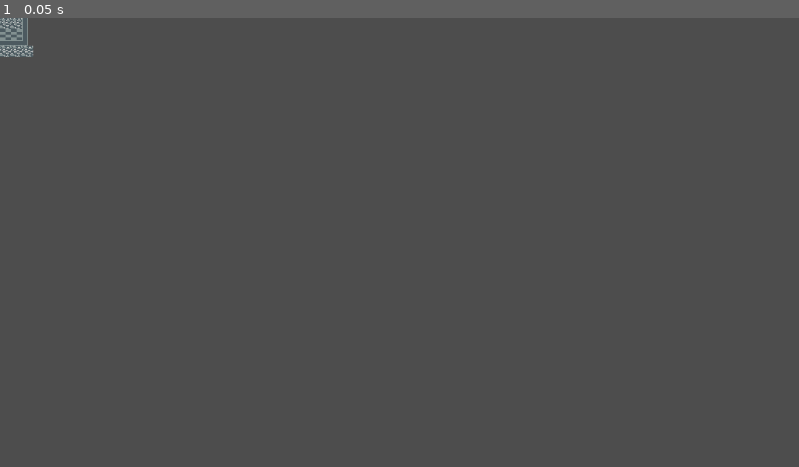
Above: before the commit, frame 1.
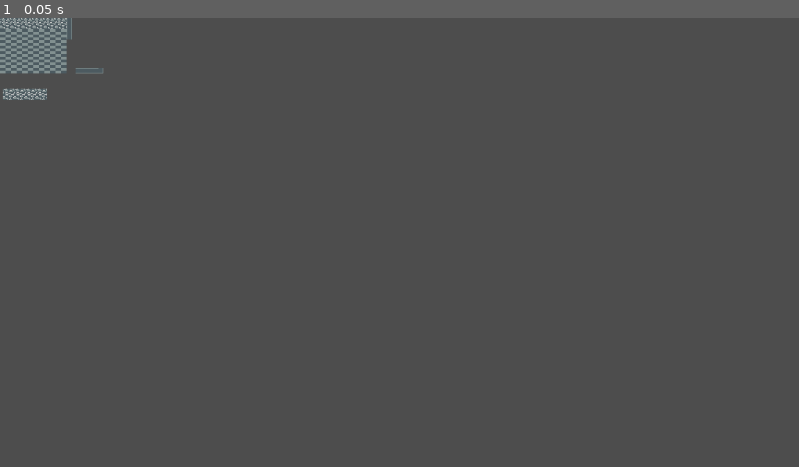
Above: after the commit, the same moment.

Repository: zach-sousa-dev/gdc-jam-1
Game: Godot game, scene res://scenes/wall_test.tscn
Same seed, same stepped clock (60 frames per second), same inputs: the game is played once before the commit and once after it. The project has no main scene, so this scene is started directly.
Inputs:
- Up to frame 1 (0.05 s): no input

The runs differ from the first frame. In frame 1, 0.7% of the frame differs, in the area x 0-13%, y 0-19%.

Commit message:
added top wall with nub

Diff:
--- a/scenes/wall_test.tscn
+++ b/scenes/wall_test.tscn
@@ -21,24 +21,24 @@
 
 [node name="WallTopBar8" type="Sprite2D" parent="."]
 texture_filter = 1
-position = Vector2(40, 24)
+position = Vector2(104, 23)
 rotation = -4.71239
 texture = ExtResource("1_8eu0o")
 
 [node name="WallTopBar10" type="Sprite2D" parent="."]
 texture_filter = 1
-position = Vector2(24, 32)
+position = Vector2(133, 72)
 texture = ExtResource("1_8eu0o")
 
 [node name="WallTopBar9" type="Sprite2D" parent="."]
 texture_filter = 1
-position = Vector2(8, 40)
+position = Vector2(117, 80)
 rotation = -3.14159
 texture = ExtResource("1_8eu0o")
 
 [node name="WallTopBar5" type="Sprite2D" parent="."]
 texture_filter = 1
-position = Vector2(40, 8)
+position = Vector2(104, 7.00003)
 rotation = 1.5708
 texture = ExtResource("1_8eu0o")
 
@@ -60,57 +60,207 @@
 
 [node name="WallCorner" type="Sprite2D" parent="."]
 texture_filter = 1
+position = Vector2(104, -8)
+texture = ExtResource("2_f8on5")
+
+[node name="WallCorner4" type="Sprite2D" parent="."]
+texture_filter = 1
+position = Vector2(149, 80)
+rotation = 1.5708
+texture = ExtResource("2_f8on5")
+
+[node name="Wall3" type="Sprite2D" parent="."]
+texture_filter = 1
+position = Vector2(24, 8)
+texture = ExtResource("3_q8h8f")
+
+[node name="Wall4" type="Sprite2D" parent="."]
+texture_filter = 1
+position = Vector2(28, 110)
+texture = ExtResource("3_q8h8f")
+
+[node name="Wall5" type="Sprite2D" parent="."]
+texture_filter = 1
+position = Vector2(44, 110)
+texture = ExtResource("3_q8h8f")
+
+[node name="Wall6" type="Sprite2D" parent="."]
+texture_filter = 1
+position = Vector2(60, 110)
+texture = ExtResource("3_q8h8f")
+
+[node name="Wall" type="Sprite2D" parent="."]
+texture_filter = 1
+position = Vector2(8, 8)
+texture = ExtResource("3_q8h8f")
+
+[node name="Wall2" type="Sprite2D" parent="."]
+texture_filter = 1
+position = Vector2(12, 110)
+texture = ExtResource("3_q8h8f")
+
+[node name="WallCorner3" type="Sprite2D" parent="."]
+texture_filter = 1
+position = Vector2(-8, 88)
+rotation = 3.14159
+texture = ExtResource("2_f8on5")
+
+[node name="Floor" type="Sprite2D" parent="."]
+texture_filter = 1
+position = Vector2(8, 24)
+texture = ExtResource("4_f8on5")
+
+[node name="Floor2" type="Sprite2D" parent="."]
+texture_filter = 1
+position = Vector2(24, 24)
+texture = ExtResource("4_f8on5")
+
+[node name="WallTopBar3" type="Sprite2D" parent="."]
+texture_filter = 1
+position = Vector2(56, -8)
+texture = ExtResource("1_8eu0o")
+
+[node name="WallTopBar4" type="Sprite2D" parent="."]
+texture_filter = 1
 position = Vector2(40, -8)
-texture = ExtResource("2_f8on5")
-
-[node name="WallCorner4" type="Sprite2D" parent="."]
+texture = ExtResource("1_8eu0o")
+
+[node name="Wall7" type="Sprite2D" parent="."]
+texture_filter = 1
+position = Vector2(56, 8)
+texture = ExtResource("3_q8h8f")
+
+[node name="Wall8" type="Sprite2D" parent="."]
+texture_filter = 1
+position = Vector2(40, 8)
+texture = ExtResource("3_q8h8f")
+
+[node name="Floor3" type="Sprite2D" parent="."]
+texture_filter = 1
+position = Vector2(40, 24)
+texture = ExtResource("4_f8on5")
+
+[node name="Floor4" type="Sprite2D" parent="."]
+texture_filter = 1
+position = Vector2(56, 24)
+texture = ExtResource("4_f8on5")
+
+[node name="WallTopBar11" type="Sprite2D" parent="."]
+texture_filter = 1
+position = Vector2(88, -8)
+texture = ExtResource("1_8eu0o")
+
+[node name="WallTopBar12" type="Sprite2D" parent="."]
+texture_filter = 1
+position = Vector2(72, -8)
+texture = ExtResource("1_8eu0o")
+
+[node name="Wall9" type="Sprite2D" parent="."]
+texture_filter = 1
+position = Vector2(88, 8)
+texture = ExtResource("3_q8h8f")
+
+[node name="Wall10" type="Sprite2D" parent="."]
+texture_filter = 1
+position = Vector2(72, 8)
+texture = ExtResource("3_q8h8f")
+
+[node name="Floor5" type="Sprite2D" parent="."]
+texture_filter = 1
+position = Vector2(72, 24)
+texture = ExtResource("4_f8on5")
+
+[node name="Floor6" type="Sprite2D" parent="."]
+texture_filter = 1
+position = Vector2(88, 24)
+texture = ExtResource("4_f8on5")
+
+[node name="Floor7" type="Sprite2D" parent="."]
+texture_filter = 1
+position = Vector2(8, 40)
+texture = ExtResource("4_f8on5")
+
+[node name="Floor8" type="Sprite2D" parent="."]
+texture_filter = 1
+position = Vector2(24, 40)
+texture = ExtResource("4_f8on5")
+
+[node name="Floor9" type="Sprite2D" parent="."]
 texture_filter = 1
 position = Vector2(40, 40)
-rotation = 1.5708
-texture = ExtResource("2_f8on5")
-
-[node name="Wall3" type="Sprite2D" parent="."]
-texture_filter = 1
-position = Vector2(24, 8)
-texture = ExtResource("3_q8h8f")
-
-[node name="Wall4" type="Sprite2D" parent="."]
-texture_filter = 1
-position = Vector2(8, 48)
-texture = ExtResource("3_q8h8f")
-
-[node name="Wall5" type="Sprite2D" parent="."]
-texture_filter = 1
-position = Vector2(24, 48)
-texture = ExtResource("3_q8h8f")
-
-[node name="Wall6" type="Sprite2D" parent="."]
-texture_filter = 1
-position = Vector2(40, 48)
-texture = ExtResource("3_q8h8f")
-
-[node name="Wall" type="Sprite2D" parent="."]
-texture_filter = 1
-position = Vector2(8, 8)
-texture = ExtResource("3_q8h8f")
-
-[node name="Wall2" type="Sprite2D" parent="."]
-texture_filter = 1
-position = Vector2(-8, 48)
-texture = ExtResource("3_q8h8f")
-
-[node name="WallCorner3" type="Sprite2D" parent="."]
-texture_filter = 1
-position = Vector2(-8, 40)
-rotation = 3.14159
-texture = ExtResource("2_f8on5")
-
-[node name="Floor" type="Sprite2D" parent="."]
-texture_filter = 1
-position = Vector2(8, 24)
-texture = ExtResource("4_f8on5")
-
-[node name="Floor2" type="Sprite2D" parent="."]
-texture_filter = 1
-position = Vector2(24, 24)
-texture = ExtResource("4_f8on5")
+texture = ExtResource("4_f8on5")
+
+[node name="Floor10" type="Sprite2D" parent="."]
+texture_filter = 1
+position = Vector2(56, 40)
+texture = ExtResource("4_f8on5")
+
+[node name="Floor11" type="Sprite2D" parent="."]
+texture_filter = 1
+position = Vector2(72, 40)
+texture = ExtResource("4_f8on5")
+
+[node name="Floor12" type="Sprite2D" parent="."]
+texture_filter = 1
+position = Vector2(88, 40)
+texture = ExtResource("4_f8on5")
+
+[node name="Floor13" type="Sprite2D" parent="."]
+texture_filter = 1
+position = Vector2(8, 56)
+texture = ExtResource("4_f8on5")
+
+[node name="Floor14" type="Sprite2D" parent="."]
+texture_filter = 1
+position = Vector2(24, 56)
+texture = ExtResource("4_f8on5")
+
+[node name="Floor15" type="Sprite2D" parent="."]
+texture_filter = 1
+position = Vector2(40, 56)
+texture = ExtResource("4_f8on5")
+
+[node name="Floor16" type="Sprite2D" parent="."]
+texture_filter = 1
+position = Vector2(56, 56)
+texture = ExtResource("4_f8on5")
+
+[node name="Floor17" type="Sprite2D" parent="."]
+texture_filter = 1
+position = Vector2(72, 56)
+texture = ExtResource("4_f8on5")
+
+[node name="Floor18" type="Sprite2D" parent="."]
+texture_filter = 1
+position = Vector2(88, 56)
+texture = ExtResource("4_f8on5")
+
+[node name="Floor19" type="Sprite2D" parent="."]
+texture_filter = 1
+position = Vector2(8, 72)
+texture = ExtResource("4_f8on5")
+
+[node name="Floor20" type="Sprite2D" parent="."]
+texture_filter = 1
+position = Vector2(24, 72)
+texture = ExtResource("4_f8on5")
+
+[node name="Floor21" type="Sprite2D" parent="."]
+texture_filter = 1
+position = Vector2(40, 72)
+texture = ExtResource("4_f8on5")
+
+[node name="Floor22" type="Sprite2D" parent="."]
+texture_filter = 1
+position = Vector2(56, 72)
+texture = ExtResource("4_f8on5")
+
+[node name="Floor23" type="Sprite2D" parent="."]
+texture_filter = 1
+position = Vector2(72, 72)
+texture = ExtResource("4_f8on5")
+
+[node name="Floor24" type="Sprite2D" parent="."]
+texture_filter = 1
+position = Vector2(88, 72)
+texture = ExtResource("4_f8on5")
Binary file added: assets/images/wall_top_bar_nub.png
Not shown, added: assets/images/wall_top_bar_nub.png.import
